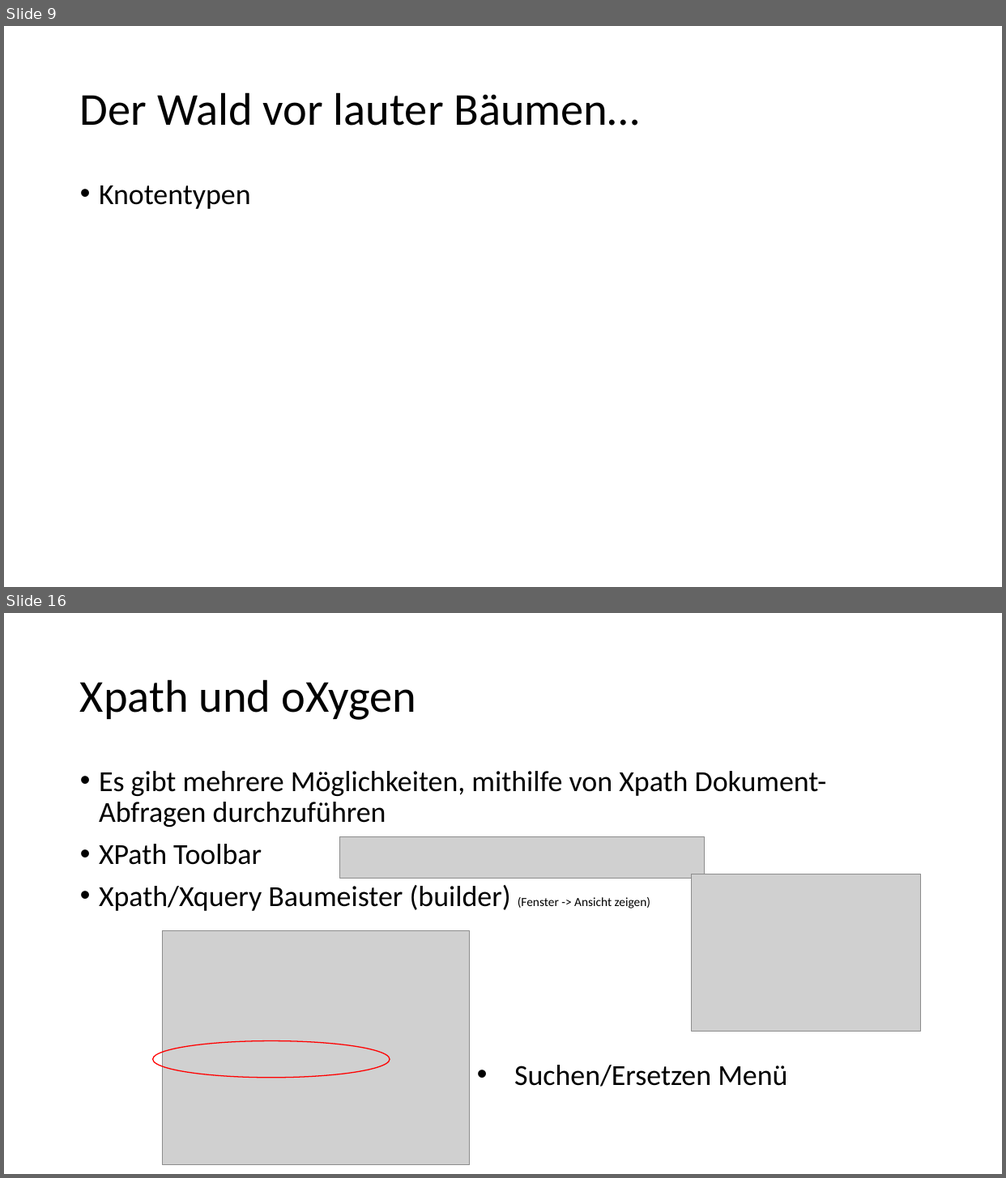
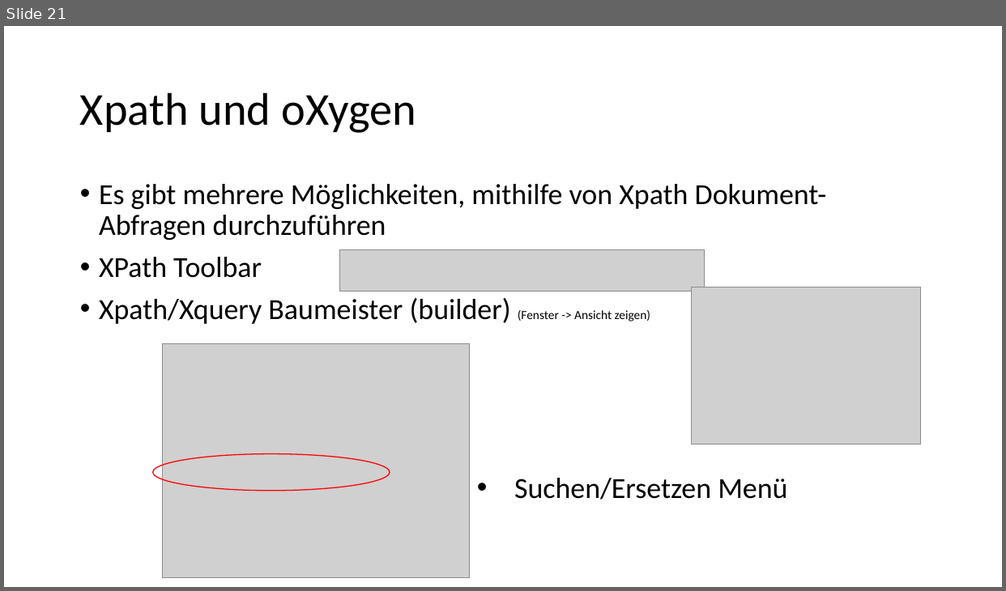
Before and after one commit to Lena-Luise/Lehre, a slide deck: SchulungenKGParl/Folien/XPath.pptx. Shown one above the other, each under a label of ours: slides 9 and 16 before the commit, slide 21 after it; the slides between them are not shown. The pictures are 1006x1178 and 1006x591 pixels, drawn with LibreOffice and Linux fonts; fonts in the diff are those of the drawing; grey boxes stand for pictures. Boxes give left, top, right and bottom in pixels: in the first picture for what was removed or moved away, otherwise in the second. Text is boxed around its words. In the diff, an @@ line names an element or a change of style, - is before the commit and + after.

```diff
--- a/SchulungenKGParl/Folien/XPath.pptx
+++ b/SchulungenKGParl/Folien/XPath.pptx
@@ slide 9 removed at bbox=[4, 26, 1002, 587], background #FFFFFF @@
@@ title removed at bbox=[80, 92, 639, 126] @@
-Der Wald vor lauter Bäumen…
@@ text removed at bbox=[99, 186, 251, 209] @@
-• Knotentypen
@@ what was slide 16 is now slide 21 @@
```
Also in this commit, not shown: 6 slides changed, 10 slides added, 3 other slides removed, 10 other files.
